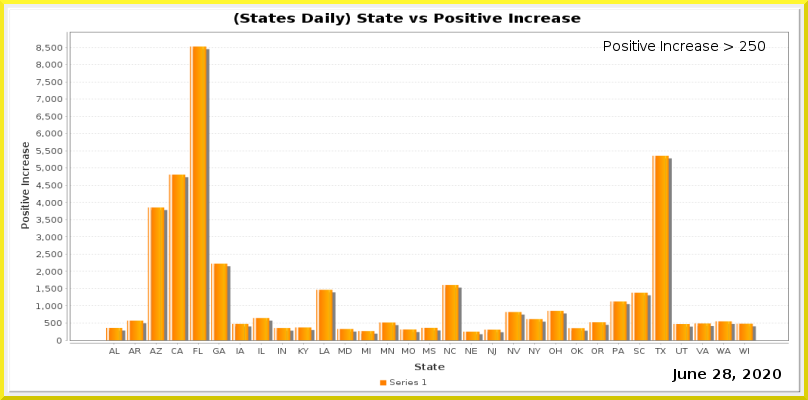
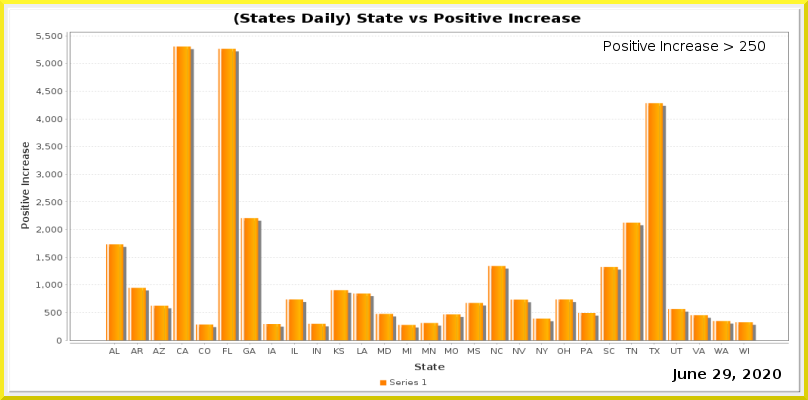
Before/after of a 808 x 400 layered artwork. What changed in the layer stack:
painted on "Current Date" over [723, 369, 731, 379]
painted on "Date_vs_TestIncrease.png" over [36, 33, 789, 356]
